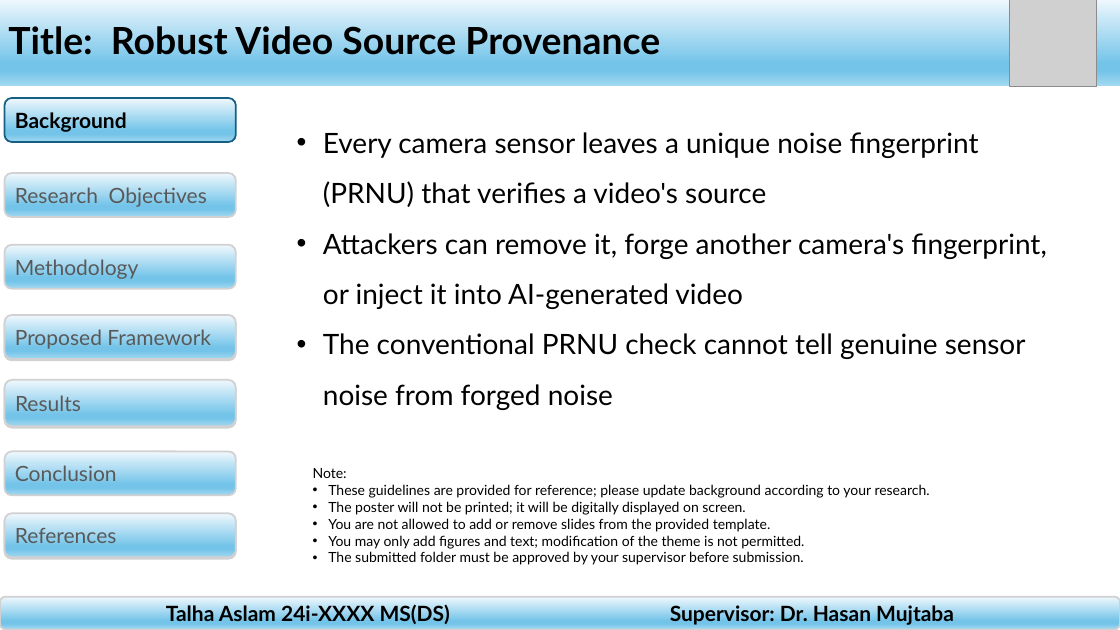
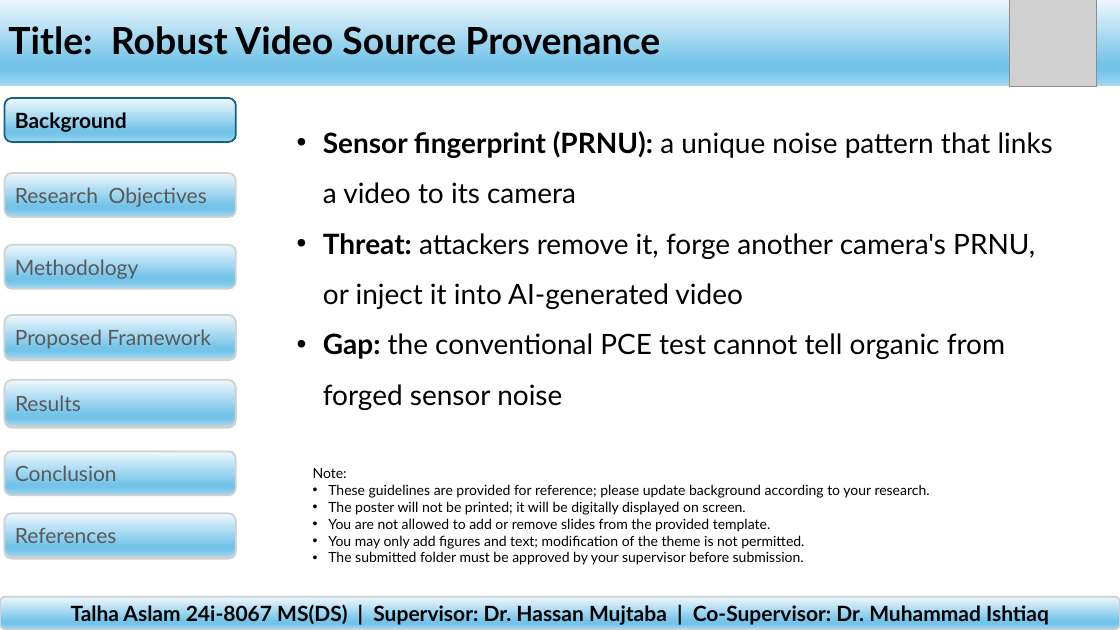
Before and after one commit to TalhaAslam44/PRNU-Research, a slide deck: slide 1 of report/mid_evaluation_poster.pptx. Drawn at 1120x630 pixels with LibreOffice and Linux fonts; fonts in the diff are those of the drawing; grey boxes stand for pictures. Boxes give left, top, right and bottom in pixels: in the first picture for what was removed or moved away, otherwise in the second. Text is boxed around its words. In the diff, an @@ line names an element or a change of style, - is before the commit and + after.

```diff
--- a/report/mid_evaluation_poster.pptx
+++ b/report/mid_evaluation_poster.pptx
@@ text at (x1=323, y1=131, x2=1053, y2=359): text changed @@
-• Every camera sensor leaves a unique noise fingerprint (PRNU) that verifies a video's source
-• Attackers can remove it, forge another camera's fingerprint, or inject it into AI-generated video
-• The conventional PRNU check cannot tell genuine sensor noise from forged noise
+• Sensor fingerprint (PRNU): a unique noise pattern that links a video to its camera
+• Threat: attackers remove it, forge another camera's PRNU, or inject it into AI-generated video
+• Gap: the conventional PCE test cannot tell organic from forged sensor noise
@@ text in rounded rectangle at (x1=71, y1=603, x2=1049, y2=625): text changed @@
-Talha Aslam 24i-XXXX MS(DS) Supervisor: Dr. Hasan Mujtaba
+Talha Aslam 24i-8067 MS(DS) | Supervisor: Dr. Hassan Mujtaba | Co-Supervisor: Dr. Muhammad Ishtiaq
```
Also in this commit, not shown: 6 other slides changed, 1 other file.
